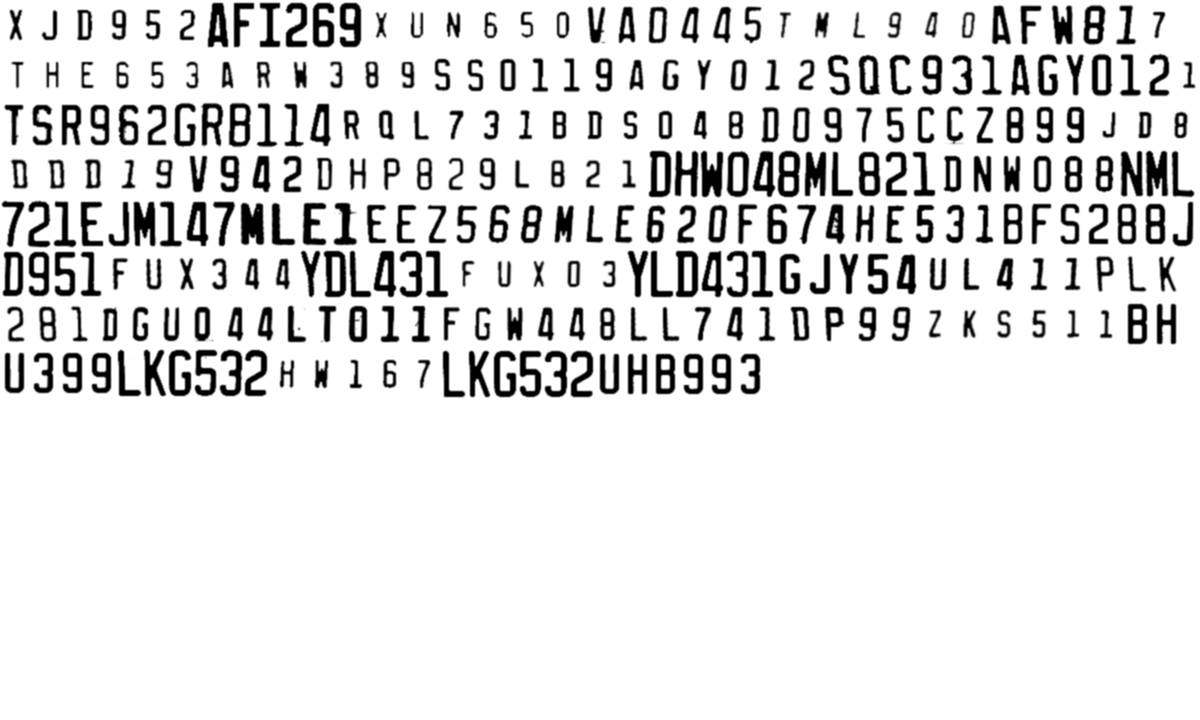
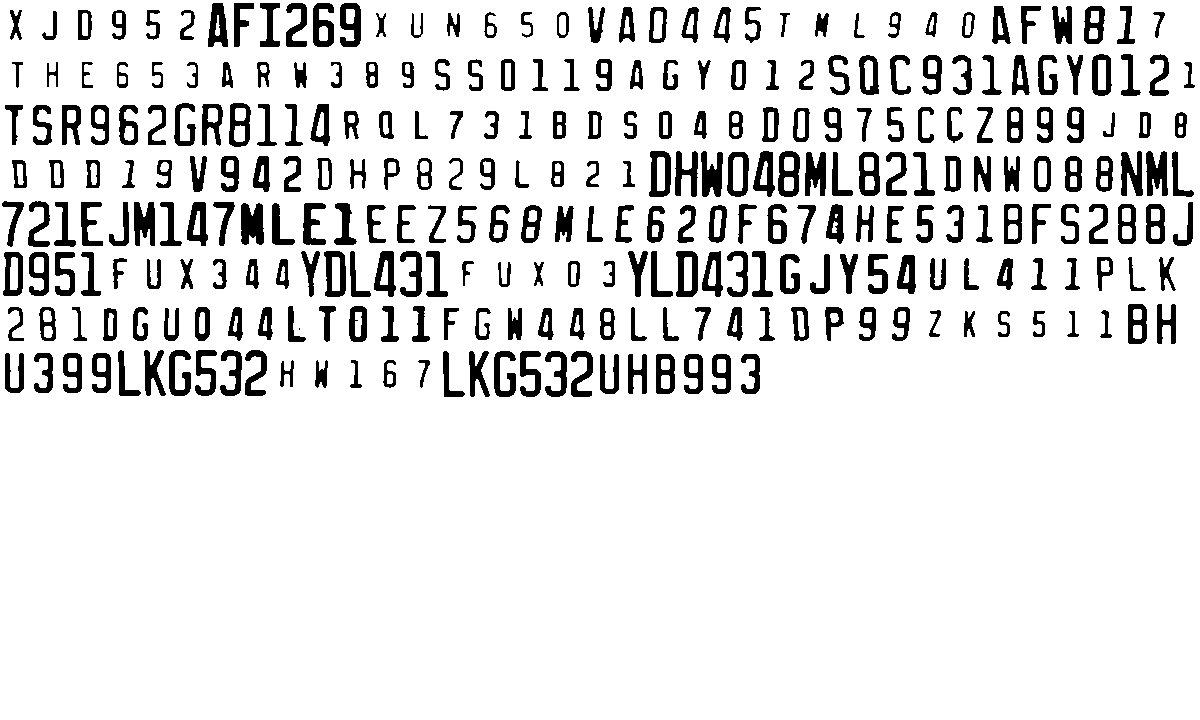
Two versions of the same layered image (w=1200, h=720). Layer-by-layer changes:
removed layer "Portapapeles #289" over [570, 350, 594, 398]
removed layer "Portapapeles #288" over [544, 350, 568, 398]
removed layer "Portapapeles #286" over [493, 350, 517, 398]
removed layer "Portapapeles #284" over [442, 350, 466, 398]
removed layer "Portapapeles #277" over [219, 349, 243, 397]
removed layer "Portapapeles #278" over [244, 349, 268, 397]
removed layer "Portapapeles #276" over [194, 349, 218, 397]
removed layer "Portapapeles #275" over [168, 349, 192, 397]
removed layer "Portapapeles #274" over [143, 349, 167, 397]
removed layer "Portapapeles #273" over [117, 349, 142, 397]
removed layer "Portapapeles #215" over [675, 250, 699, 298]
removed layer "Portapapeles #214" over [650, 250, 674, 298]
removed layer "Portapapeles #207" over [425, 250, 449, 298]
removed layer "Portapapeles #206" over [399, 250, 423, 298]
removed layer "Portapapeles #205" over [373, 250, 397, 298]
removed layer "Portapapeles #203" over [323, 250, 347, 298]
removed layer "Portapapeles #192" over [1, 2, 1196, 298]
removed layer "Portapapeles #156" over [159, 200, 183, 248]
removed layer "Portapapeles #152" over [53, 200, 77, 248]
removed layer "Portapapeles #151" over [27, 200, 51, 248]
removed layer "Portapapeles #150" over [1, 200, 25, 248]
removed layer "Portapapeles #149" over [1171, 150, 1195, 198]
removed layer "Portapapeles #131" over [674, 150, 699, 198]
painted on "Portapapeles" over [1, 2, 1196, 398]
…and 272 more changes (272 removed)
